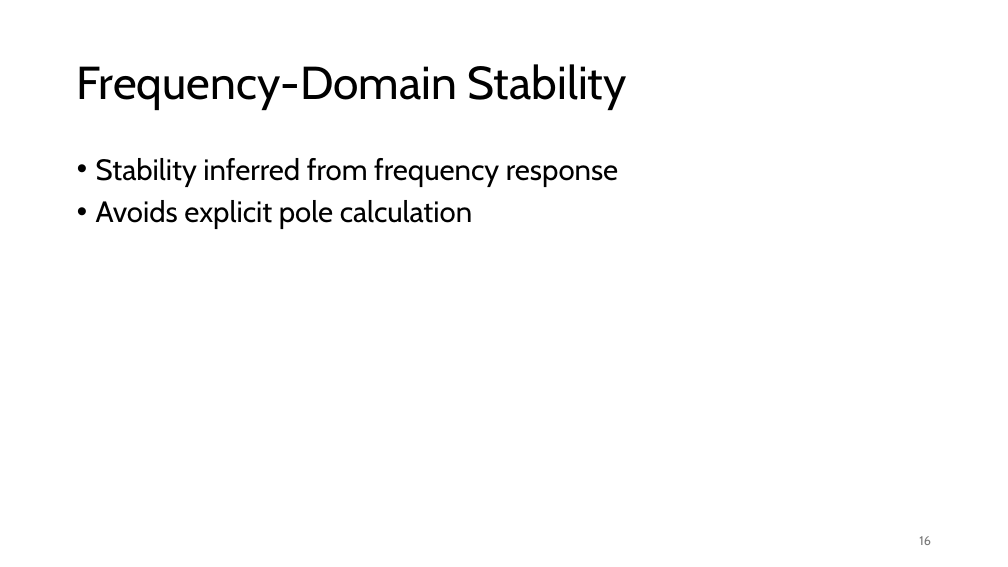
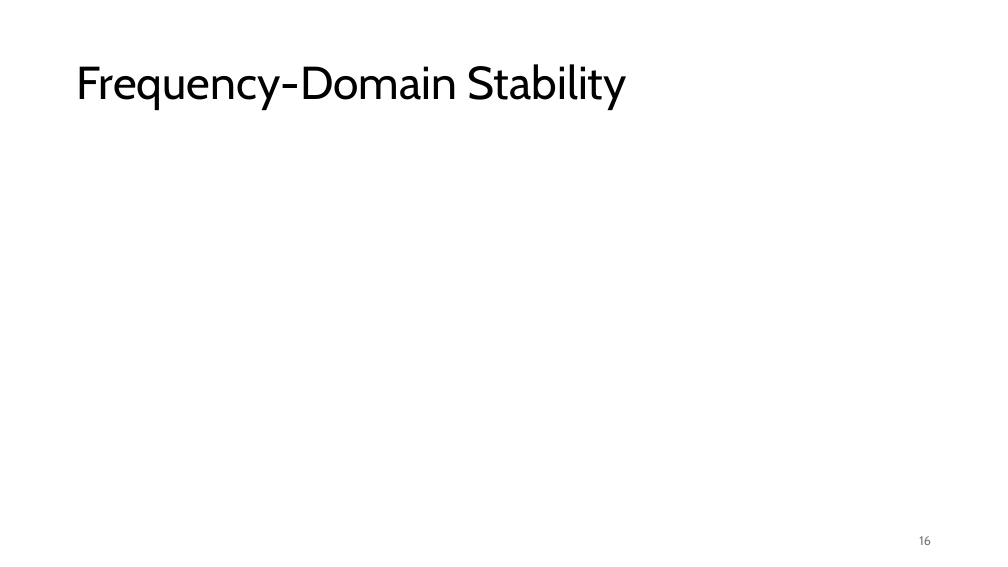
Before and after one commit to FelixWick/control_engineering, a slide deck: slide 16 of slides/4_stability.pptx. Drawn at 1008x567 pixels with LibreOffice and Linux fonts; fonts in the diff are those of the drawing; grey boxes stand for pictures. Boxes give left, top, right and bottom in pixels: in the first picture for what was removed or moved away, otherwise in the second. Text is boxed around its words. In the diff, an @@ line names an element or a change of style, - is before the commit and + after.

Commit message:
stability

```diff
--- a/slides/4_stability.pptx
+++ b/slides/4_stability.pptx
@@ text removed at (x1=96, y1=158, x2=618, y2=229) @@
-• Stability inferred from frequency response
-• Avoids explicit pole calculation
```
Also in this commit, not shown: 2 other slides changed.
